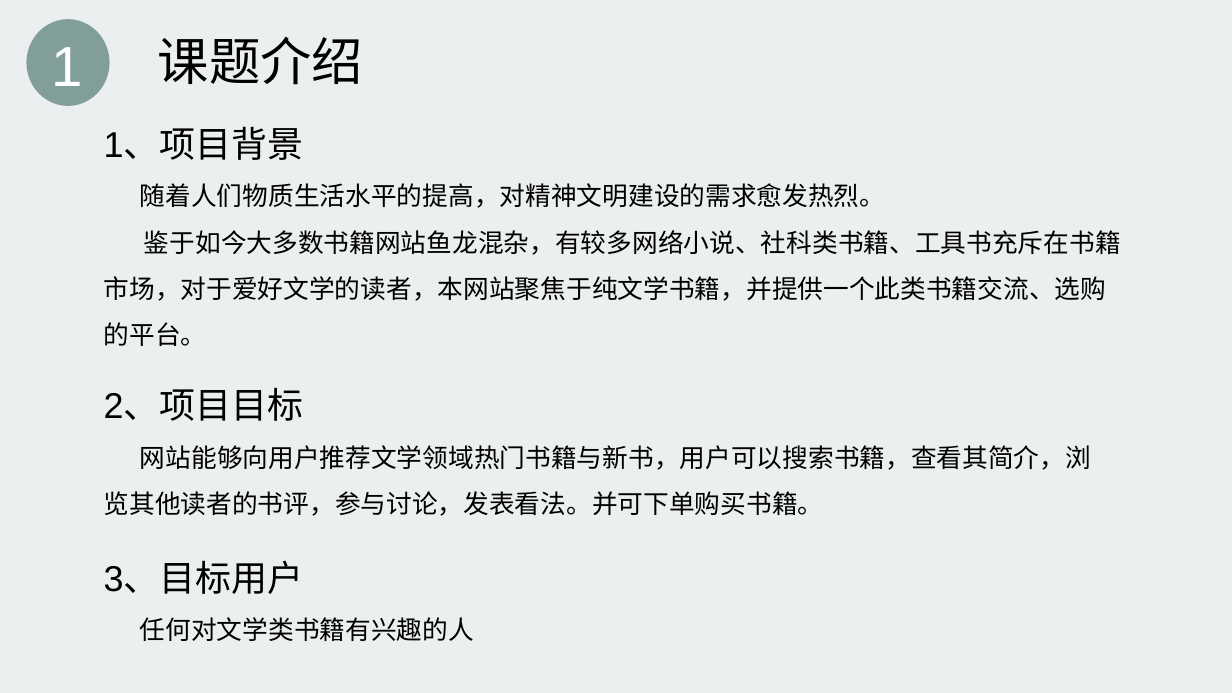
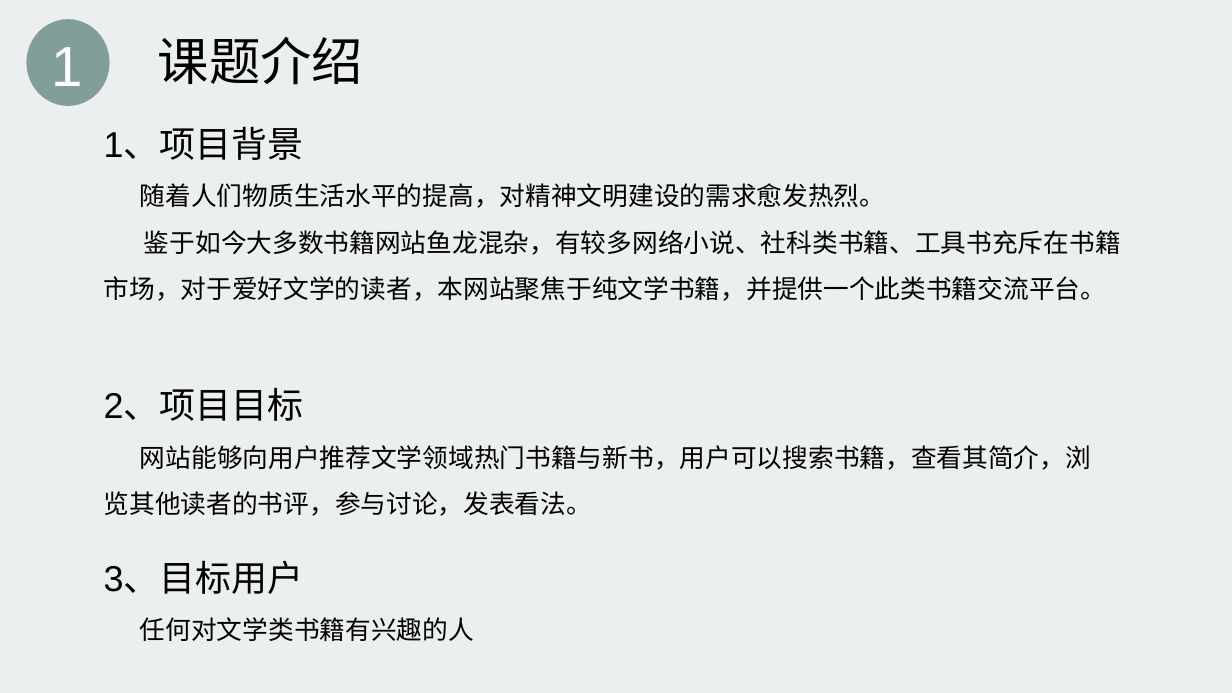
Before and after one commit to Cozymyz/SE2020-CityNorthBook, a slide deck: slide 3 of 项目介绍/SE2020-G10-项目介绍1.0.2.pptx. Drawn at 1232x693 pixels with LibreOffice and Linux fonts; fonts in the diff are those of the drawing; background and template pictures are left out. Boxes give left, top, right and bottom in pixels: in the first picture for what was removed or moved away, otherwise in the second. Text is boxed around its words. In the diff, an @@ line names an element or a change of style, - is before the commit and + after.

```diff
--- a/项目介绍/SE2020-G10-项目介绍1.0.2.pptx
+++ b/项目介绍/SE2020-G10-项目介绍1.0.2.pptx
@@ text at (104,230,1121,301): text changed @@
-鉴于如今大多数书籍网站鱼龙混杂，有较多网络小说、社科类书籍、工具书充斥在书籍市场，对于爱好文学的读者，本网站聚焦于纯文学书籍，并提供一个此类书籍交流、选购的平台。
+鉴于如今大多数书籍网站鱼龙混杂，有较多网络小说、社科类书籍、工具书充斥在书籍市场，对于爱好文学的读者，本网站聚焦于纯文学书籍，并提供一个此类书籍交流平台。
@@ text at (104,445,1091,516): text changed @@
-网站能够向用户推荐文学领域热门书籍与新书，用户可以搜索书籍，查看其简介，浏览其他读者的书评，参与讨论，发表看法。并可下单购买书籍。
+网站能够向用户推荐文学领域热门书籍与新书，用户可以搜索书籍，查看其简介，浏览其他读者的书评，参与讨论，发表看法。
```
Also in this commit, not shown: 4 other slides changed.
